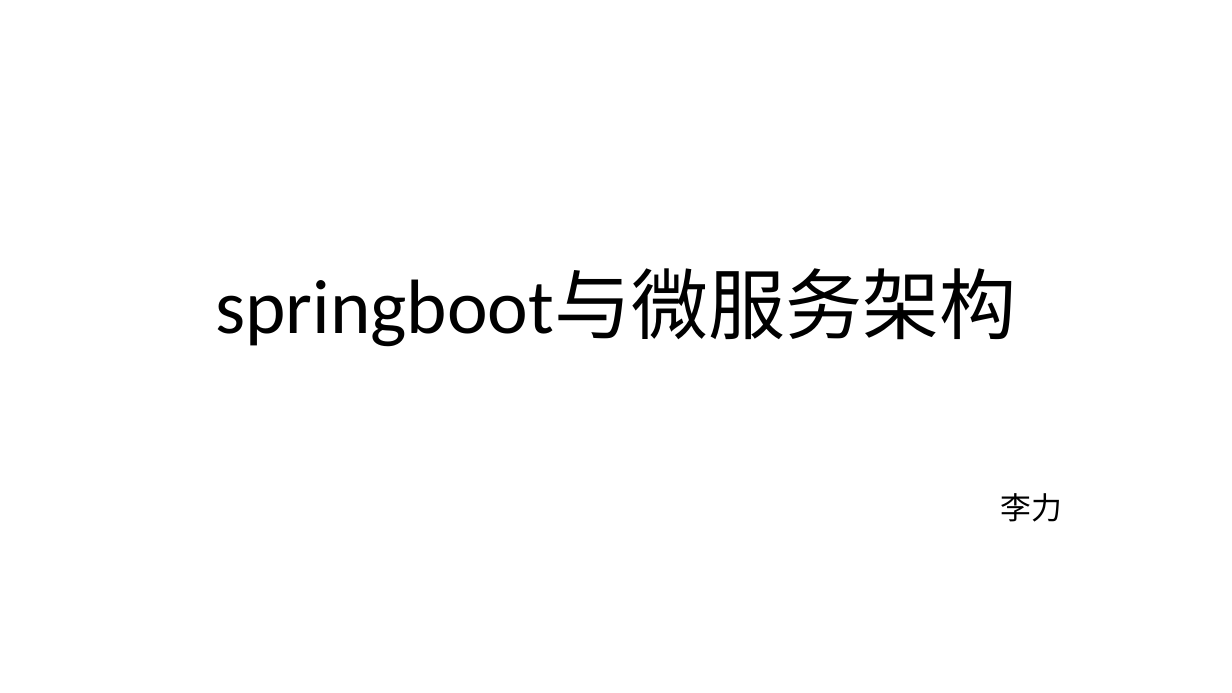
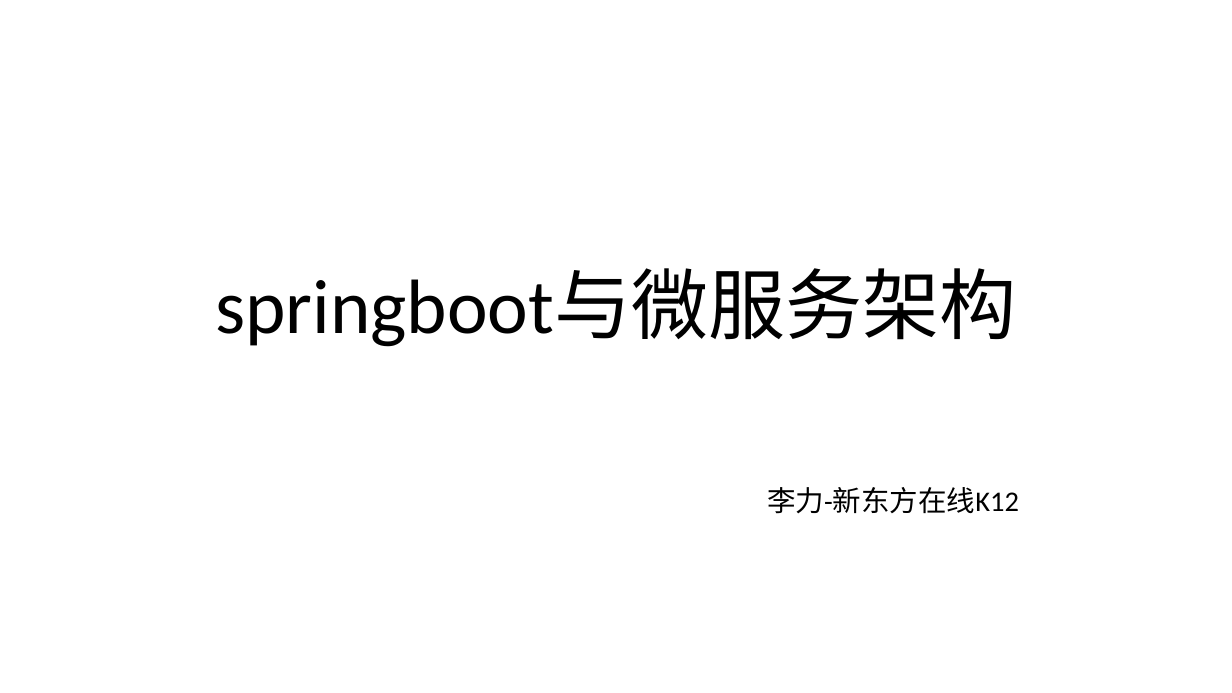
Before and after one commit to xiaozhiliaoo/my-slides, a slide deck: slide 1 of springboot与微服务架构.pptx. Drawn at 1232x693 pixels with LibreOffice and Linux fonts; fonts in the diff are those of the drawing. Boxes give left, top, right and bottom in pixels: in the first picture for what was removed or moved away, otherwise in the second. Text is boxed around its words. In the diff, an @@ line names an element or a change of style, - is before the commit and + after.

```diff
--- a/springboot与微服务架构.pptx
+++ b/springboot与微服务架构.pptx
@@ subtitle at (767,487,1019,514): text changed; size 24 to 22.2 pt @@
-李力
+李力-新东方在线K12
```
Also in this commit, not shown: 2 other slides changed, 1 other file.
